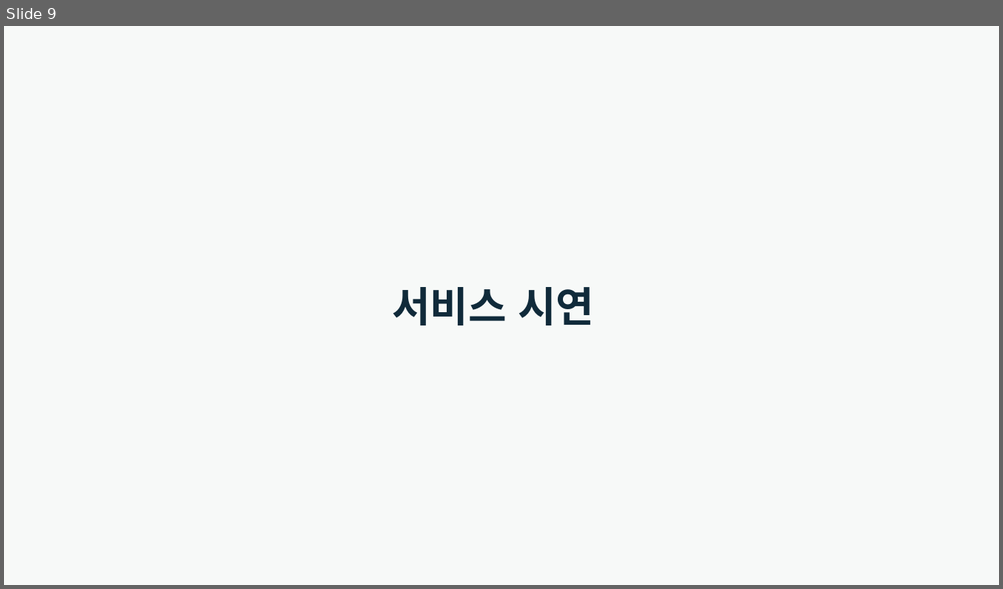
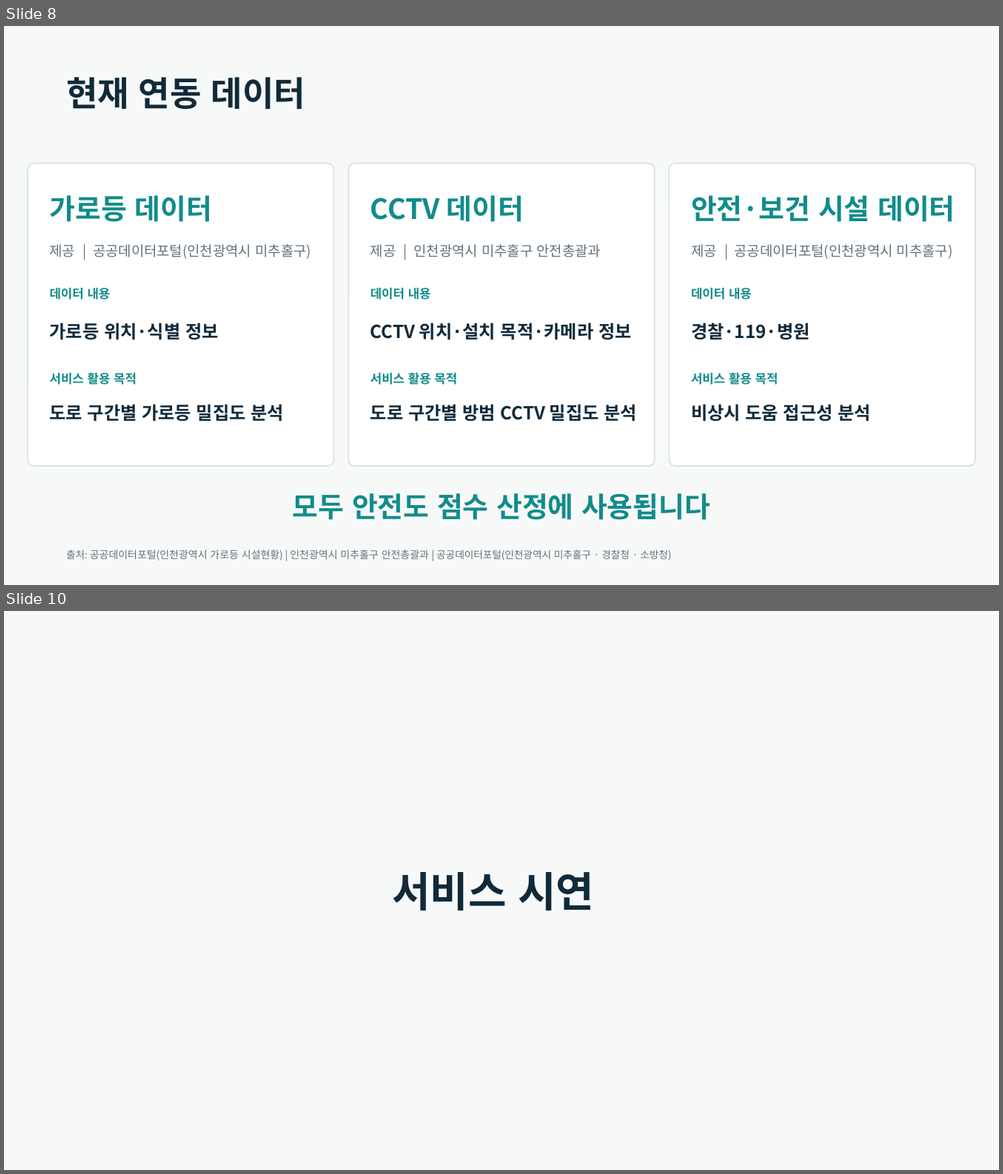
Before and after one commit to taein0926/SafeAlley, a slide deck: output/SafeAlley_Digital_Twin_발표자료_8p_v3.pptx. Shown one above the other, each under a label of ours: slide 9 before the commit, slides 8 and 10 after it; the slides between them are not shown. The pictures are 1003x589 and 1003x1174 pixels, drawn with LibreOffice and Linux fonts; fonts in the diff are those of the drawing. Boxes give left, top, right and bottom in pixels: in the first picture for what was removed or moved away, otherwise in the second. Text is boxed around its words. In the diff, an @@ line names an element or a change of style, - is before the commit and + after.

Commit message:
feat: refine CCTV data processing and map display

```diff
--- a/output/SafeAlley_Digital_Twin_발표자료_8p_v3.pptx
+++ b/output/SafeAlley_Digital_Twin_발표자료_8p_v3.pptx
@@ slide 8 added at box(4, 26, 999, 585), background #F7F9F8 @@
@@ text added at box(66, 77, 305, 109), 33 pt, text #102A3A, bold @@
+현재 연동 데이터
@@ rounded rectangle added at box(28, 164, 334, 466), fill #FFFFFF, outline #D7E2E2 1.13 pt @@
@@ rounded rectangle added at box(349, 164, 654, 466), fill #FFFFFF, outline #D7E2E2 1.13 pt @@
@@ rounded rectangle added at box(669, 164, 975, 466), fill #FFFFFF, outline #D7E2E2 1.13 pt @@
@@ text added at box(50, 195, 212, 222), 27 pt, text #118C8B, bold @@
+가로등 데이터
@@ text added at box(370, 195, 523, 222), 27 pt, text #118C8B, bold @@
+CCTV 데이터
@@ text added at box(691, 195, 954, 222), 27 pt, text #118C8B, bold @@
+안전·보건 시설 데이터
@@ text added at box(50, 244, 311, 259), 13.5 pt, text #60727D @@
+제공 | 공공데이터포털(인천광역시 미추홀구)
@@ text added at box(370, 244, 601, 258), 13.5 pt, text #60727D @@
+제공 | 인천광역시 미추홀구 안전총괄과
@@ text added at box(691, 244, 953, 259), 13.5 pt, text #60727D @@
+제공 | 공공데이터포털(인천광역시 미추홀구)
@@ text added at box(50, 288, 111, 300), 12 pt, text #118C8B, bold @@
+데이터 내용
@@ text added at box(370, 288, 431, 300), 12 pt, text #118C8B, bold @@
+데이터 내용
@@ text added at box(691, 288, 751, 300), 12 pt, text #118C8B, bold @@
+데이터 내용
@@ text added at box(50, 323, 219, 340), 17.2 pt, text #102A3A, bold @@
+가로등 위치·식별 정보
@@ text added at box(370, 323, 632, 340), 17.2 pt, text #102A3A, bold @@
+CCTV 위치·설치 목적·카메라 정보
@@ text added at box(691, 323, 809, 340), 17.2 pt, text #102A3A, bold @@
+경찰·119·병원
@@ text added at box(50, 373, 136, 385), 12 pt, text #118C8B, bold @@
+서비스 활용 목적
@@ text added at box(370, 373, 457, 385), 12 pt, text #118C8B, bold @@
+서비스 활용 목적
@@ text added at box(691, 373, 778, 385), 12 pt, text #118C8B, bold @@
+서비스 활용 목적
@@ text added at box(50, 404, 284, 421), 17.2 pt, text #102A3A, bold @@
+도로 구간별 가로등 밀집도 분석
@@ text added at box(370, 404, 637, 421), 17.2 pt, text #102A3A, bold @@
+도로 구간별 방범 CCTV 밀집도 분석
@@ text added at box(691, 404, 871, 422), 17.2 pt, text #102A3A, bold @@
+비상시 도움 접근성 분석
@@ text added at box(293, 494, 710, 520), 27 pt, text #118C8B, bold @@
+모두 안전도 점수 산정에 사용됩니다
@@ text added at box(66, 550, 671, 561), 10 pt, text #60727D @@
+출처: 공공데이터포털(인천광역시 가로등 시설현황) | 인천광역시 미추홀구 안전총괄과 | 공공데이터포털(인천광역시 미추홀구 · 경찰청 · 소방청)
@@ what was slide 9 is now slide 10 @@
```
Also in this commit, not shown: 3 slides changed, 12 other files.
